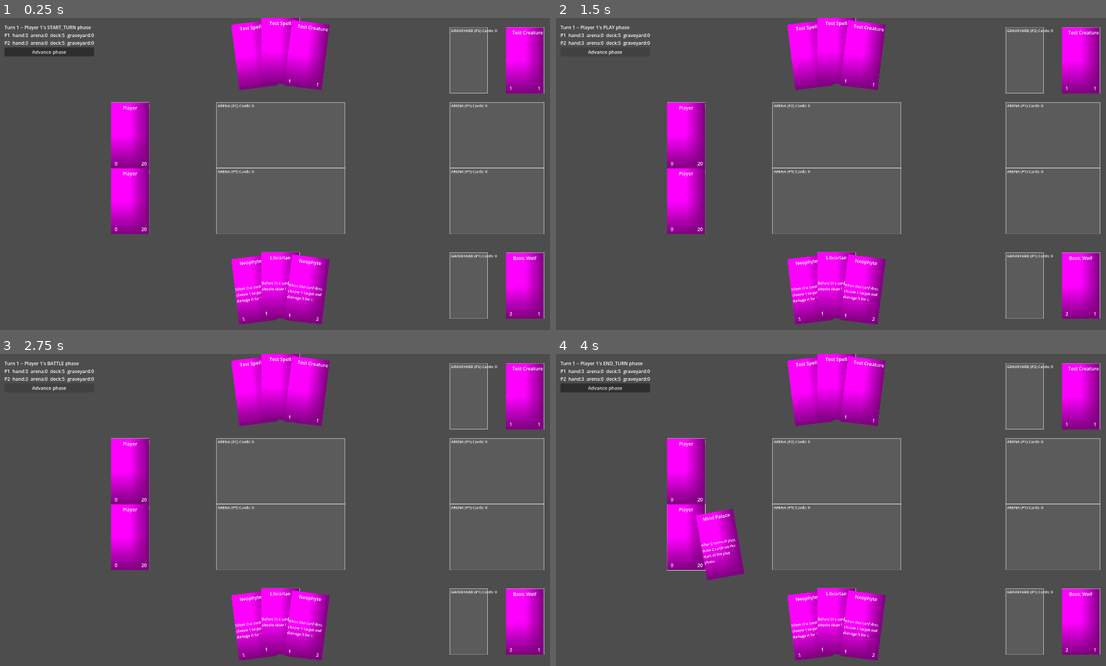
Above: before the commit, frames 1-4 (two rows, left to right).
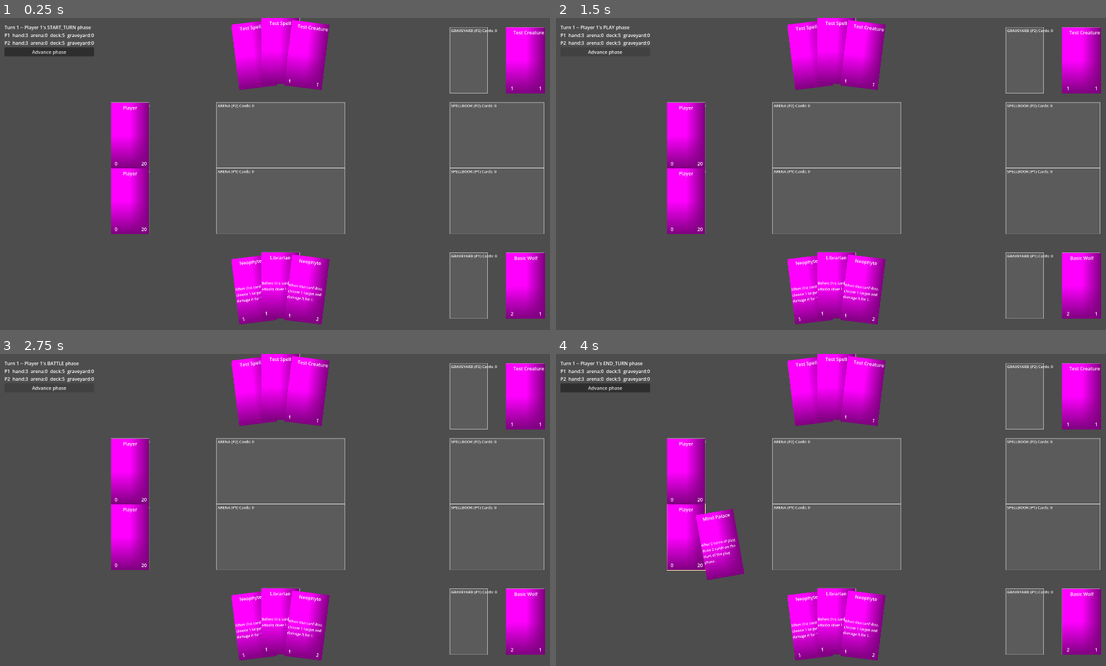
Above: after the commit, the same moments.

Repository: KT0mi/KT0mi_Card_Game_Godot
Game: Godot game, scene res://Scenes/TestScene.tscn
Two runs of this game, one before a commit and one after it. Both use one fixed random seed, a clock stepped at 60 frames per second and the inputs below.
Inputs (mouse positions are in pixels of both pictures, inside the frame that each line leads up to):
- Up to frame 1 (0.25 s): no input
- Up to frame 2 (1.5 s): click "Advance phase" at 0.5 s; click "Advance phase" at 1.25 s
- Up to frame 3 (2.75 s): click "Advance phase" at 2 s
- Up to frame 4 (4 s): tap Enter at 2.75 s; drag from (1078, 622) to (688, 538) at 2.77 s; drag from (1078, 622) to (688, 538) at 3.52 s

The runs differ from the first frame. In frame 1, 0.3% of the frame differs, in the area x 82-100%, y 2-97%; in frame 2, 0.3%; in frame 3, 0.3%; in frame 4, 0.4%, in the area x 20-100%, y 2-97%.

Commit message:
Added outline to drop target for dragged cards; Changed card placement check to mouse position instead of area2d overlap

Diff:
--- a/Scenes/Card.tscn
+++ b/Scenes/Card.tscn
@@ -57,3 +57,33 @@
 text = "Card Text"
 label_settings = SubResource("LabelSettings_pnb5n")
 autowrap_mode = 2
+
+[node name="CardBack" type="ColorRect" parent="." unique_id=428025629]
+visible = false
+anchors_preset = 8
+anchor_left = 0.5
+anchor_top = 0.5
+anchor_right = 0.5
+anchor_bottom = 0.5
+offset_left = -64.0
+offset_top = -112.0
+offset_right = 64.0
+offset_bottom = 112.0
+grow_horizontal = 2
+grow_vertical = 2
+color = Color(0.5940999, 0.3897707, 0.1912097, 1)
+
+[node name="HiddenOverlay" type="ColorRect" parent="." unique_id=670616284]
+visible = false
+anchors_preset = 8
+anchor_left = 0.5
+anchor_top = 0.5
+anchor_right = 0.5
+anchor_bottom = 0.5
+offset_left = -64.0
+offset_top = -112.0
+offset_right = 64.0
+offset_bottom = 112.0
+grow_horizontal = 2
+grow_vertical = 2
+color = Color(0, 0, 0, 0.29411766)
--- a/Scenes/SpellbookHolder.tscn
+++ b/Scenes/SpellbookHolder.tscn
@@ -8,6 +8,7 @@
 [node name="CardHolder" type="Area2D" unique_id=2121250337]
 script = ExtResource("1_ey86k")
 capacity = 1
+zone_type = 5
 arrangement = 1
 
 [node name="CollisionShape2D" type="CollisionShape2D" parent="." unique_id=530572234]
--- a/Scenes/TestScene.tscn
+++ b/Scenes/TestScene.tscn
@@ -75,3 +75,4 @@
 
 [node name="P2SpellBook2" parent="." unique_id=406898785 instance=ExtResource("5_0f5h7")]
 position = Vector2(1600, 400)
+owner_is_player_one = false
--- a/Scripts/SceneScripts/CardViewManager.gd
+++ b/Scripts/SceneScripts/CardViewManager.gd
@@ -33,6 +33,8 @@
 	if holder:
 		holder.add_card(node)
 
+	node._refresh_visuals()
+
 func _key(player: Player, zone: Zone.Type) -> String:
 	return "%s:%s" % [player.get_instance_id(), zone]
 
@@ -44,6 +46,12 @@
 func card_node_for(instance: CardInstance) -> Card:
 	return _card_nodes.get(instance)
 
+func holder_at_point(global_point: Vector2) -> CardHolder:
+	for holder in _holder_nodes.values():
+		if holder.contains_point(global_point):
+			return holder
+	return null
+
 func _refresh_card_visuals(card_instance: CardInstance) -> void:
 	var card := card_node_for(card_instance)
 	card._refresh_visuals()
--- a/Scripts/SceneScripts/card.gd
+++ b/Scripts/SceneScripts/card.gd
@@ -25,9 +25,12 @@
 @onready var attack_label: Label = $AttackLabel
 @onready var endurance_label: Label = $EnduranceLabel
 @onready var card_text_label: Label = $CardTextLabel
+@onready var card_back: ColorRect = $CardBack
+@onready var hidden_overlay: ColorRect = $HiddenOverlay
 
 var hovered: bool = false
 var selected: bool = false
+var _drop_target: CardHolder = null
 
 var card_instance: CardInstance = null
 
@@ -97,13 +100,14 @@
 			_end_drag()
 
 # Called every frame. 'delta' is the elapsed time since the previous frame.
-func _physics_process(delta: float) -> void:
+func _physics_process(_delta: float) -> void:
 	if dragging:
 		var target := get_global_mouse_position()
 		velocity = velocity * damping + (target - global_position) * spring_stiffness
 		global_position += velocity
 
 		rotation_degrees = clamp(velocity.x * tilt_strength, -max_tilt_degrees, max_tilt_degrees)
+		_update_drop_target(target)
 	else:
 		rotation_degrees = move_toward(rotation_degrees, rest_rotation_degrees, tilt_recover_speed)
 
@@ -119,6 +123,16 @@
 
 	picked_up.emit(self)
 
+func _update_drop_target(mouse_pos: Vector2) -> void:
+	var candidate := CardViewManager.holder_at_point(mouse_pos)
+	if candidate == _drop_target:
+		return
+	if _drop_target:
+		_drop_target.set_hovered(false)
+	_drop_target = candidate
+	if _drop_target:
+		_drop_target.set_hovered(true)
+
 func _end_drag() -> void:
 	dragging = false
 	z_index = 0
@@ -128,7 +142,11 @@
 
 	dropped.emit(self)
 
-	var holder := _find_best_holder()
+	var holder := _drop_target
+	if holder:
+		holder.set_hovered(false)
+	_drop_target = null
+
 	var moved := false
 	if holder and card_instance:
 		moved = await _attempt_card_action(holder)
@@ -141,18 +159,6 @@
 		return await GameActions.try_play_card(card_instance.owner, card_instance)
 	return false
 
-func _find_best_holder() -> CardHolder:
-	var best: CardHolder = null
-	var best_dist := INF
-
-	for area in get_overlapping_areas():
-		if area is CardHolder and area.can_accept(self):
-			var d := global_position.distance_squared_to(area.global_position)
-			if d < best_dist:
-				best_dist = d
-				best = area
-	return best
-
 func _snap_back_to_current_holder() -> void:
 	#Illegal move or dropped from empty space
 	var holder: CardHolder = CardViewManager.holder_for(card_instance)
--- a/Scripts/SceneScripts/card_holder.gd
+++ b/Scripts/SceneScripts/card_holder.gd
@@ -15,6 +15,21 @@
 @export var card_spacing: float = 70.0
 @export var fan_angle_step_degrees: float = 6.0
 @export var fan_arc_height: float = 14.0
+var hovered : bool = false
+func set_hovered(value: bool) -> void:
+	hovered = value
+	queue_redraw()
+
+#Check if point (mouse pos) is within the collisionshape of the card holder
+#for card placing input purposes
+func contains_point(global_point: Vector2) -> bool:
+	var shape_node := get_node_or_null("CollisionShape2D") as CollisionShape2D
+	if shape_node == null or not (shape_node.shape is RectangleShape2D):
+		return false
+	var local_point := to_local(global_point)
+	var size: Vector2 = shape_node.shape.size
+	var rect := Rect2(shape_node.position - size / 2, size)
+	return rect.has_point(local_point)
 
 var held_cards: Array[Card] = []
 
@@ -37,7 +52,13 @@
 	var rect := Rect2(shape_node.position - size / 2, size)
 
 	draw_rect(rect, Color(1, 1, 1, 0.08))
-	draw_rect(rect, Color(1, 1, 1, 0.5), false, 2.0)
+	if hovered:
+		#Hovered Outline
+		#Debug for now because I may want another way of showing
+		#card placement feedback
+		draw_rect(rect, Color(0.87, 0.705, 0.044, 0.89), false, 5.0)
+	else:
+		draw_rect(rect, Color(1, 1, 1, 0.5), false, 2.0)
 
 	var label := "%s (P%d) Cards: %d" % [
 		Zone.Type.keys()[zone_type],
@@ -46,6 +67,7 @@
 	]
 	draw_string(ThemeDB.fallback_font, rect.position + Vector2(4, 16), label,
 		HORIZONTAL_ALIGNMENT_LEFT, -1, 13)
+
 
 
 func can_accept(_card: Card) -> bool:
@@ -85,7 +107,7 @@
 func _target_position(i : int, count : int) -> Vector2:
 	match arrangement:
 		Arrangement.STACK:
-			return Vector2.ZERO
+			return Vector2(0.0 + i, 0.0)
 		Arrangement.ROW:
 			return Vector2((i - (count - 1) / 2.0) * card_spacing, 0)
 		Arrangement.FAN:
